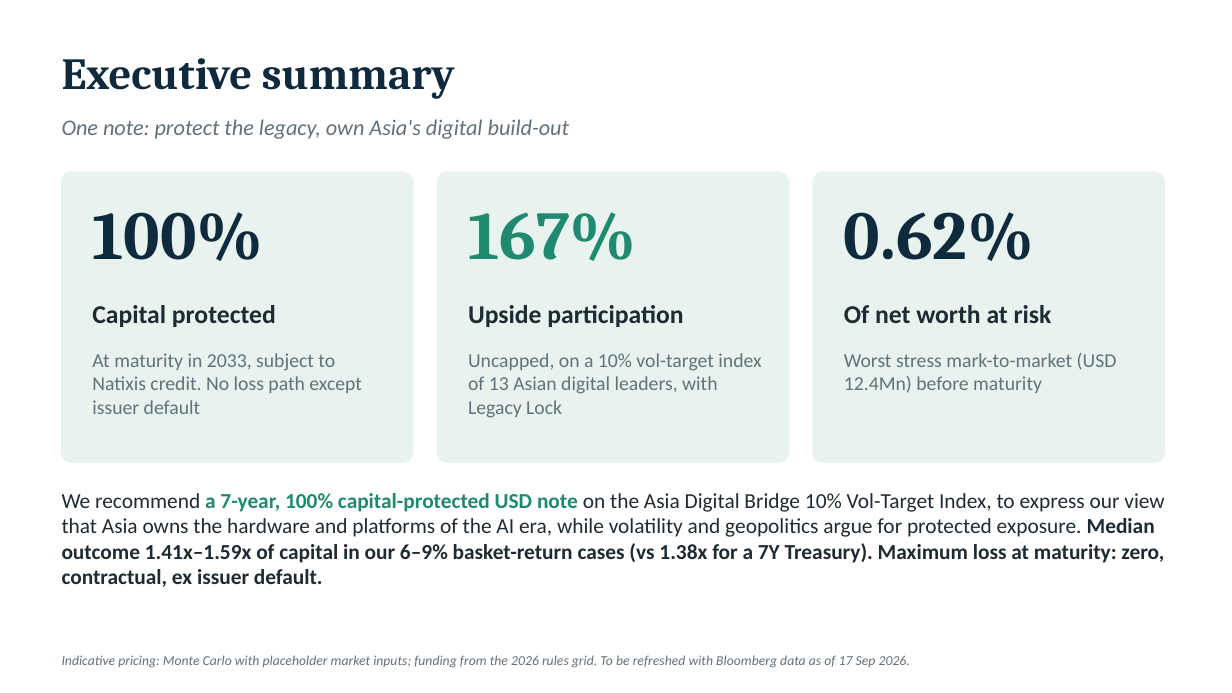
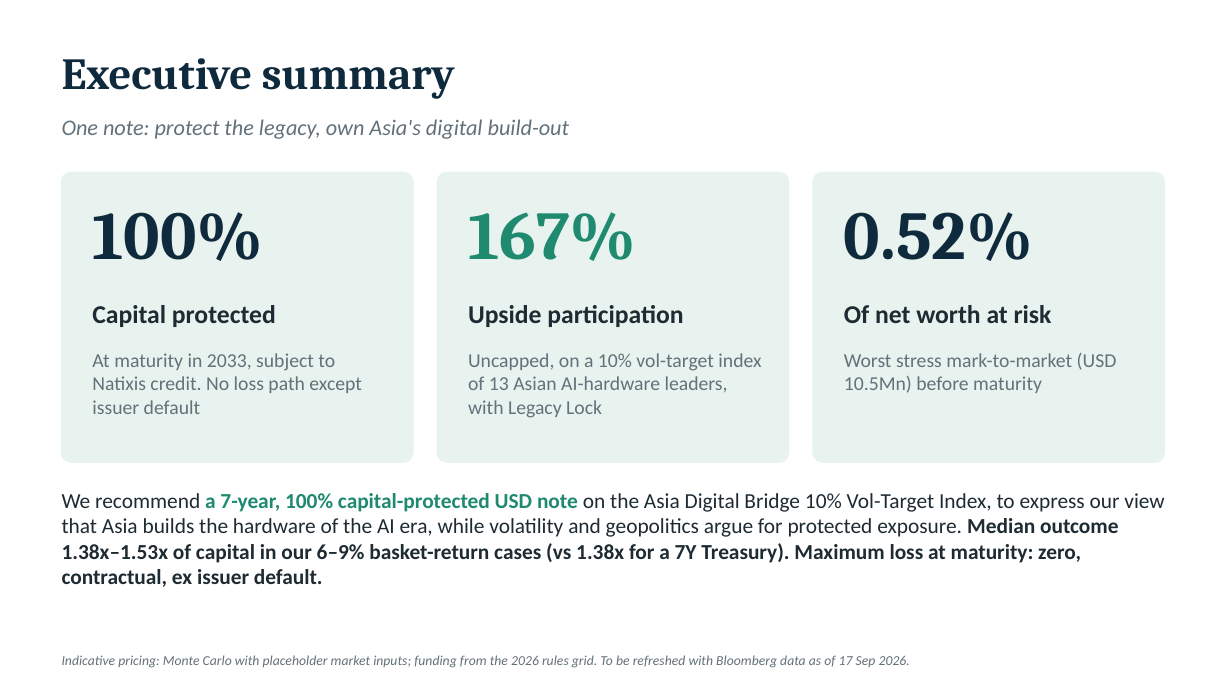
Before and after one commit to benjaminlhl/natixis-case-comp, a slide deck: slide 2 of deck/Asia-Digital-Bridge-Note.pptx. Drawn at 1232x693 pixels with LibreOffice and Linux fonts; fonts in the diff are those of the drawing. Boxes give left, top, right and bottom in pixels: in the first picture for what was removed or moved away, otherwise in the second. Text is boxed around its words. In the diff, an @@ line names an element or a change of style, - is before the commit and + after.

```diff
--- a/deck/Asia-Digital-Bridge-Note.pptx
+++ b/deck/Asia-Digital-Bridge-Note.pptx
@@ text at (844, 212, 1033, 261): text changed @@
-0.62%
+0.52%
@@ text at (468, 353, 761, 418): text changed @@
-Uncapped, on a 10% vol-target index of 13 Asian digital leaders, with Legacy Lock
+Uncapped, on a 10% vol-target index of 13 Asian AI-hardware leaders, with Legacy Lock
@@ text at (844, 353, 1117, 393): text changed @@
-Worst stress mark-to-market (USD 12.4Mn) before maturity
+Worst stress mark-to-market (USD 10.5Mn) before maturity
@@ text at (62, 493, 1164, 587): text changed @@
-We recommend a 7-year, 100% capital-protected USD note on the Asia Digital Bridge 10% Vol-Target Index, to express our view that Asia owns the hardware and platforms of the AI era, while volatility and geopolitics argue for protected exposure. Median outcome 1.41x–1.59x of capital in our 6–9% basket-return cases (vs 1.38x for a 7Y Treasury). Maximum loss at maturity: zero, contractual, ex issuer default.
+We recommend a 7-year, 100% capital-protected USD note on the Asia Digital Bridge 10% Vol-Target Index, to express our view that Asia builds the hardware of the AI era, while volatility and geopolitics argue for protected exposure. Median outcome 1.38x–1.53x of capital in our 6–9% basket-return cases (vs 1.38x for a 7Y Treasury). Maximum loss at maturity: zero, contractual, ex issuer default.
```
Also in this commit, not shown: 13 other slides changed, 7 other files.
